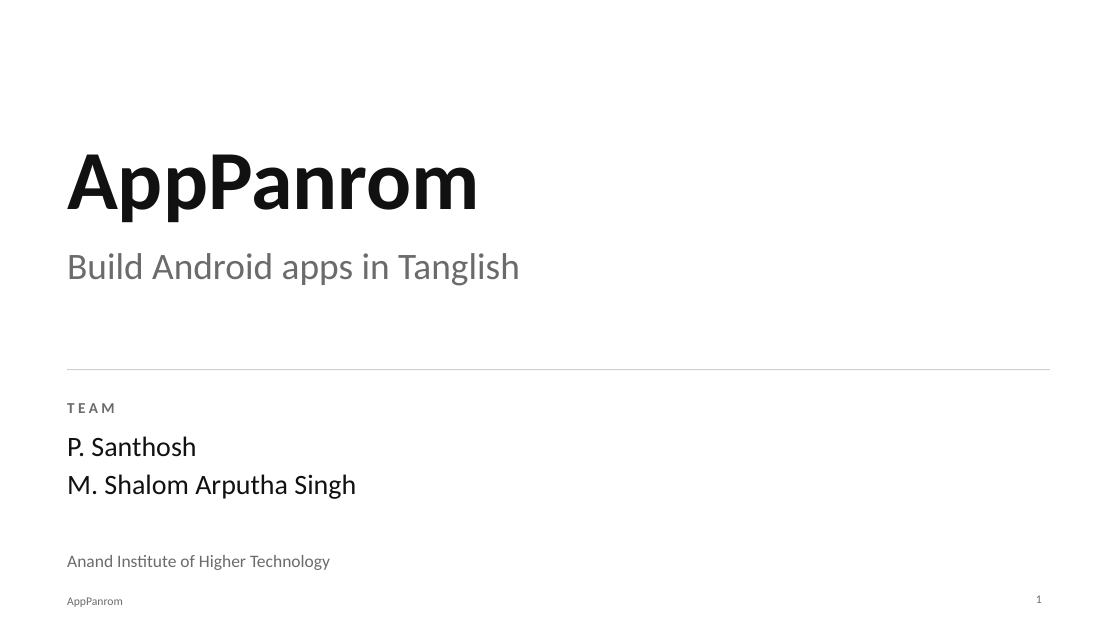
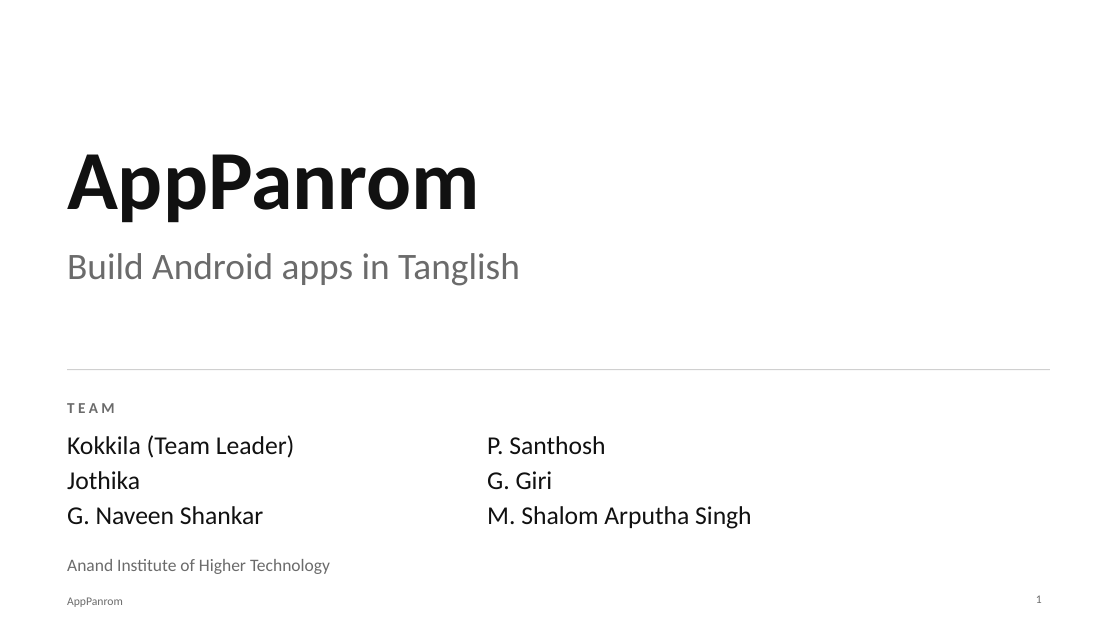
Before and after one commit to shalomarputhasingh/AppPanrom, a slide deck: slide 1 of docs/presentation/AppPanrom_Pitch.pptx. Drawn at 1120x630 pixels with LibreOffice and Linux fonts; fonts in the diff are those of the drawing. Boxes give left, top, right and bottom in pixels: in the first picture for what was removed or moved away, otherwise in the second. Text is boxed around its words. In the diff, an @@ line names an element or a change of style, - is before the commit and + after.

```diff
--- a/docs/presentation/AppPanrom_Pitch.pptx
+++ b/docs/presentation/AppPanrom_Pitch.pptx
@@ text added at box(67, 435, 295, 524), 22 pt, text #111111 @@
+Kokkila (Team Leader)
+Jothika
+G. Naveen Shankar
@@ text at box(487, 436, 752, 529): size 24 to 22 pt in "P. Santhosh", "M. Shalom Arputha Singh" @@
@@ text "P. Santhosh": place and size @@
-text "P. Santhosh" at box(67, 436, 356, 499)
+text "P. Santhosh" at box(487, 436, 752, 529)
@@ text at box(487, 471, 553, 489): paragraph added @@
+G. Giri
@@ text "Anand Institute of Higher Technology": place and size @@
-text "Anand Institute of Higher Technology" at box(67, 555, 330, 570)
+text "Anand Institute of Higher Technology" at box(67, 559, 330, 574)
```
Also in this commit, not shown: 1 other file.
